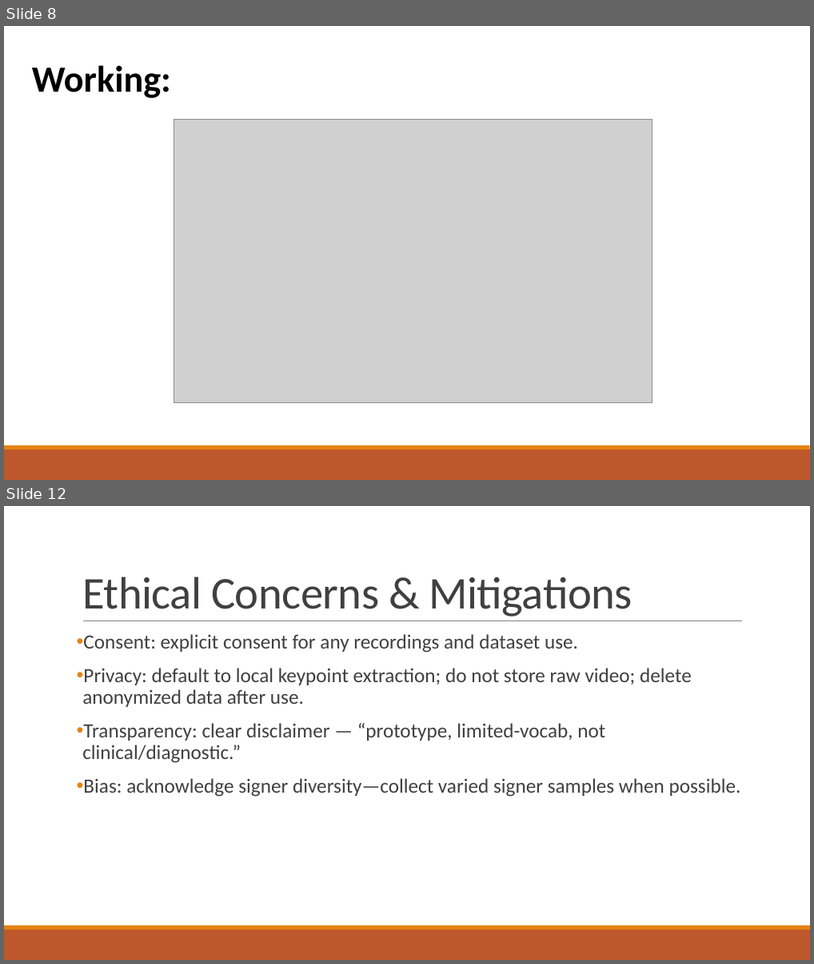
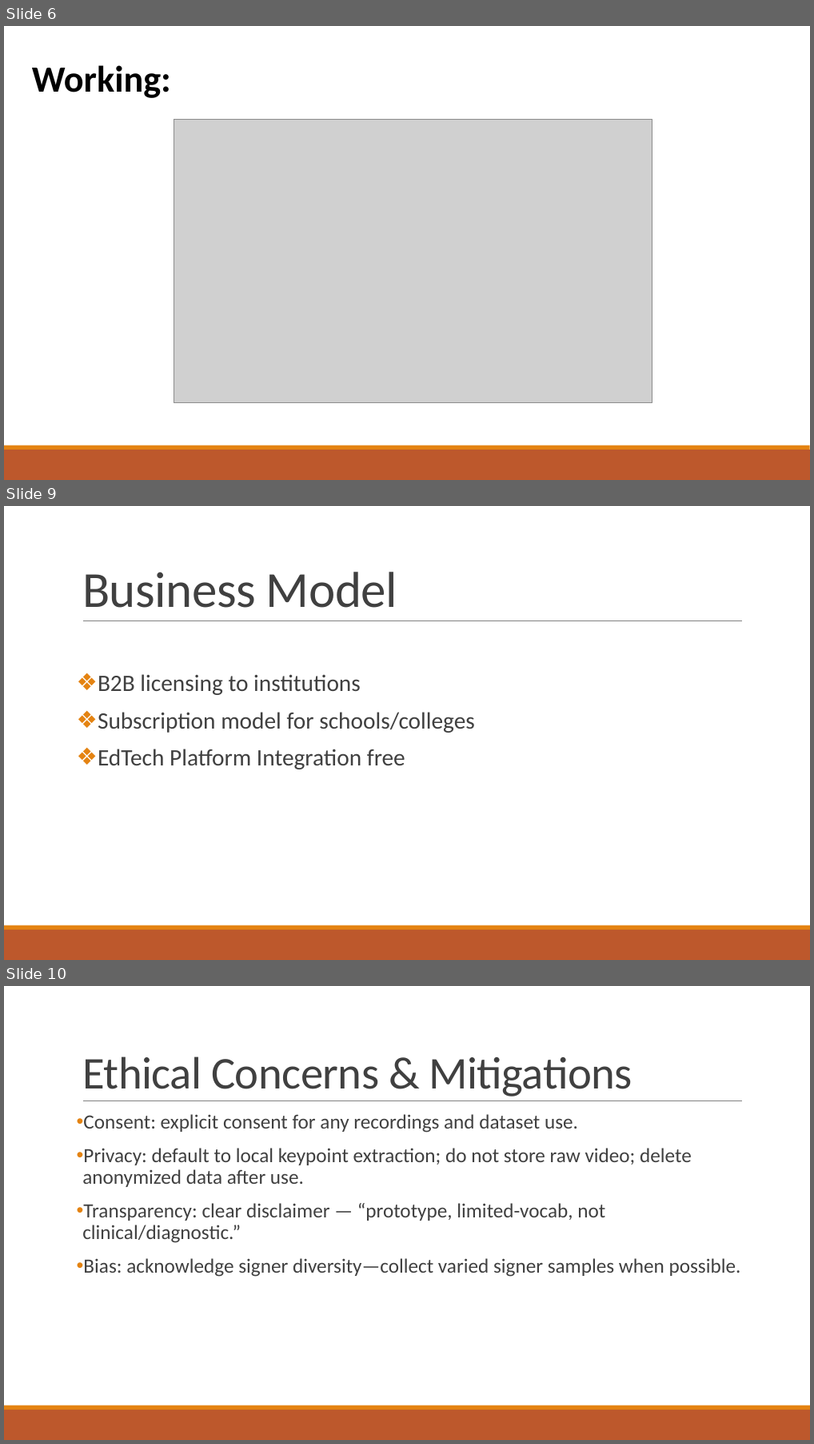
Before and after one commit to sanjaykn8/Sign2Note, a slide deck: Sign2Notes.pptx. Shown one above the other, each under a label of ours: slides 8 and 12 before the commit, slides 6, 9 and 10 after it; the slides between them are not shown. The pictures are 814x964 and 814x1444 pixels, drawn with LibreOffice and Linux fonts; fonts in the diff are those of the drawing; grey boxes stand for pictures. Boxes give left, top, right and bottom in pixels: in the first picture for what was removed or moved away, otherwise in the second. Text is boxed around its words. In the diff, an @@ line names an element or a change of style, - is before the commit and + after.

```diff
--- a/Sign2Notes.pptx
+++ b/Sign2Notes.pptx
@@ slide 9 added at bbox=[4, 506, 810, 960], background #FFFFFF; not listed: 3 template elements that a slide beside it also shows @@
@@ title added at bbox=[82, 572, 398, 608], 60 pt, text #404040 @@
+Business Model
@@ text added at bbox=[98, 674, 475, 769], 28 pt, text #404040 @@
+❖ B2B licensing to institutions
+❖ Subscription model for schools/colleges
+❖ EdTech Platform Integration free
@@ what was slide 8 is now slide 6 @@
@@ what was slide 12 is now slide 10 @@
```
Also in this commit, not shown: 1 slide changed, 2 other slides added, 4 slides removed, 13 other files.
